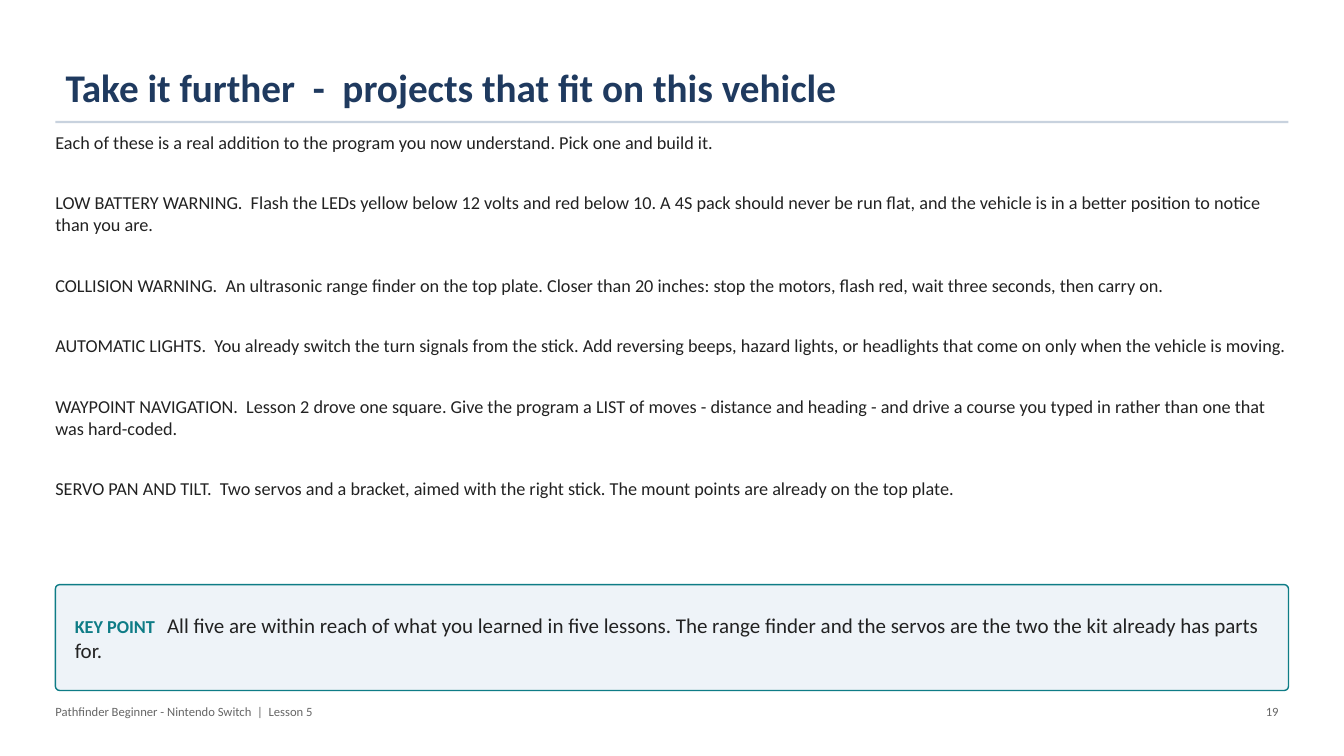
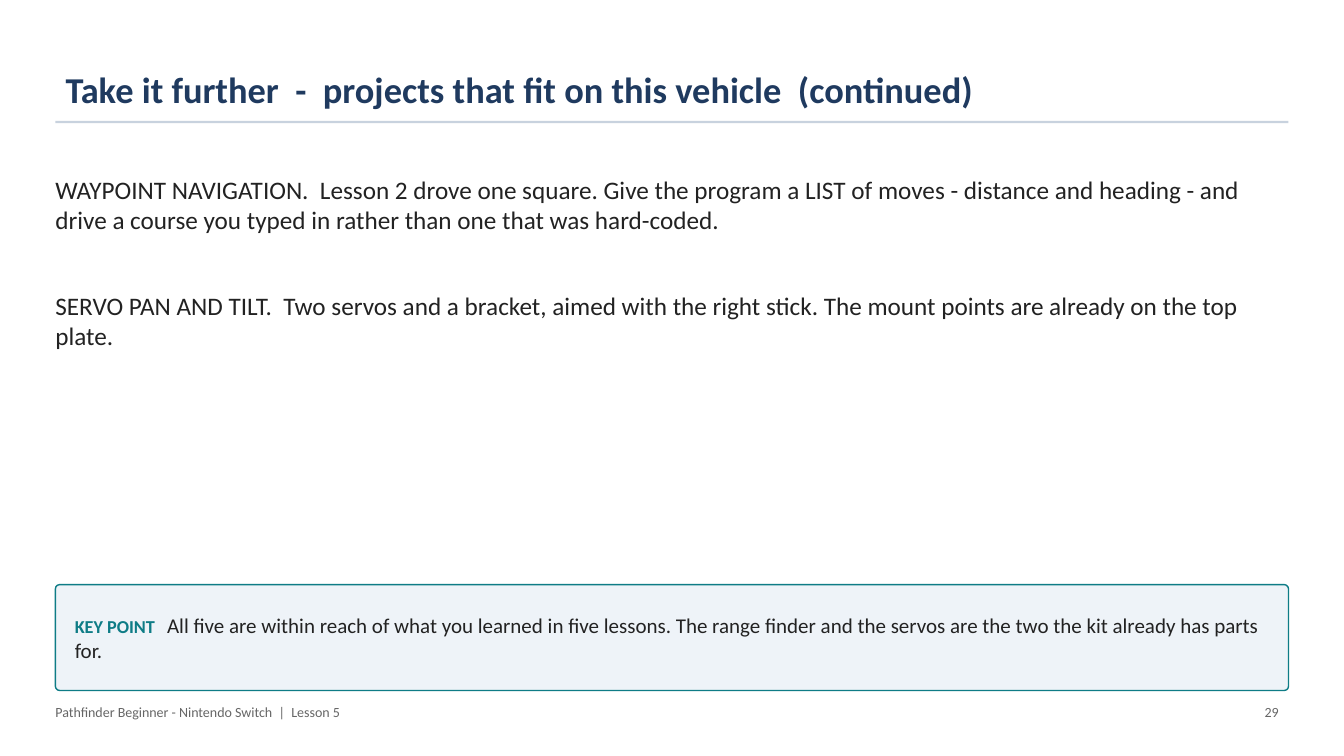
Before and after one commit to PorpoiseRobotics/porpoise-robotics, a slide deck: slide 30 of ground-vehicle/docs/courses/beginner-switch/l5_maneuvers_with_lights.pptx (slide 20 before the commit). Drawn at 1344x756 pixels with LibreOffice and Linux fonts; fonts in the diff are those of the drawing. Boxes give left, top, right and bottom in pixels: in the first picture for what was removed or moved away, otherwise in the second. Text is boxed around its words. In the diff, an @@ line names an element or a change of style, - is before the commit and + after.

```diff
--- a/ground-vehicle/docs/courses/beginner-switch/l5_maneuvers_with_lights.pptx
+++ b/ground-vehicle/docs/courses/beginner-switch/l5_maneuvers_with_lights.pptx
@@ title at [66,76,973,109]: text changed; size 28 to 26 pt @@
-Take it further - projects that fit on this vehicle
+Take it further - projects that fit on this vehicle (continued)
@@ text at [55,136,1285,355]: paragraphs removed @@
-Each of these is a real addition to the program you now understand. Pick one and build it.
-LOW BATTERY WARNING. Flash the LEDs yellow below 12 volts and red below 10. A 4S pack should never be run flat, and the vehicle is in a better position to notice than you are.
-COLLISION WARNING. An ultrasonic range finder on the top plate. Closer than 20 inches: stop the motors, flash red, wait three seconds, then carry on.
-AUTOMATIC LIGHTS. You already switch the turn signals from the stick. Add reversing beeps, hazard lights, or headlights that come on only when the vehicle is moving.
@@ text "WAYPOINT NAVIGATION. Lesson 2 drove ..." at [55,181,1239,349]: size 13 to 18 pt; more space between paragraphs @@
@@ text "Pathfinder Beginner - Nintendo Switch ..." at [55,707,340,720]: size 9 to 10 pt @@
@@ text at [1265,708,1279,717]: text changed; size 9 to 10 pt @@
-19
+29
```
Also in this commit, not shown: 21 other slides changed, 13 slides added, 17 other files.
